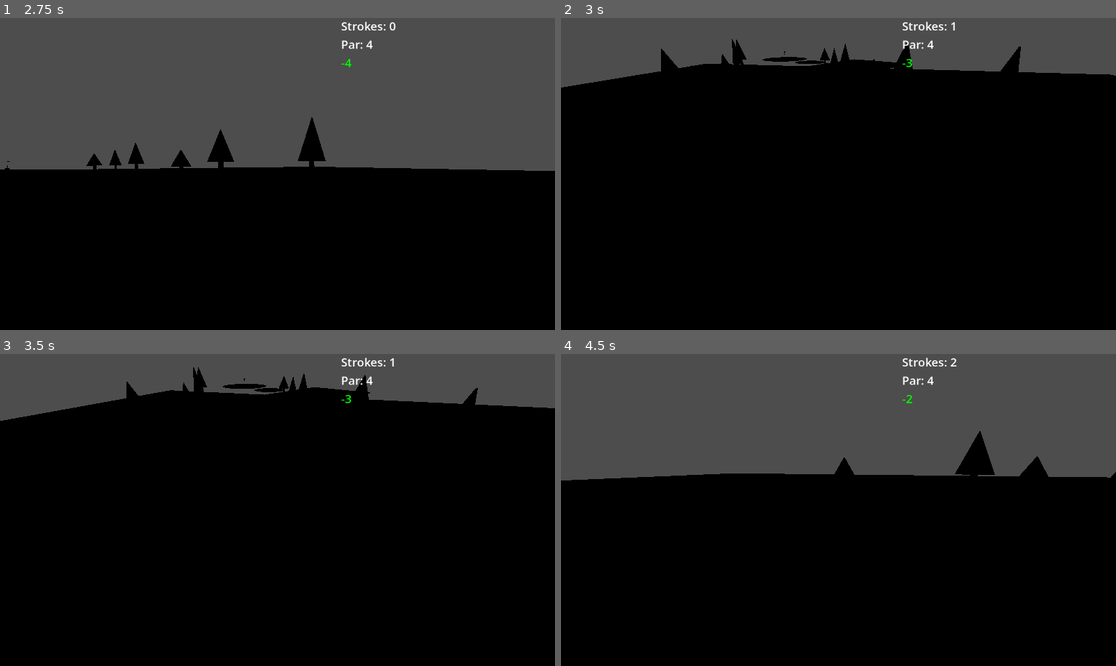
Above: before the commit, frames 1-4 (two rows, left to right).
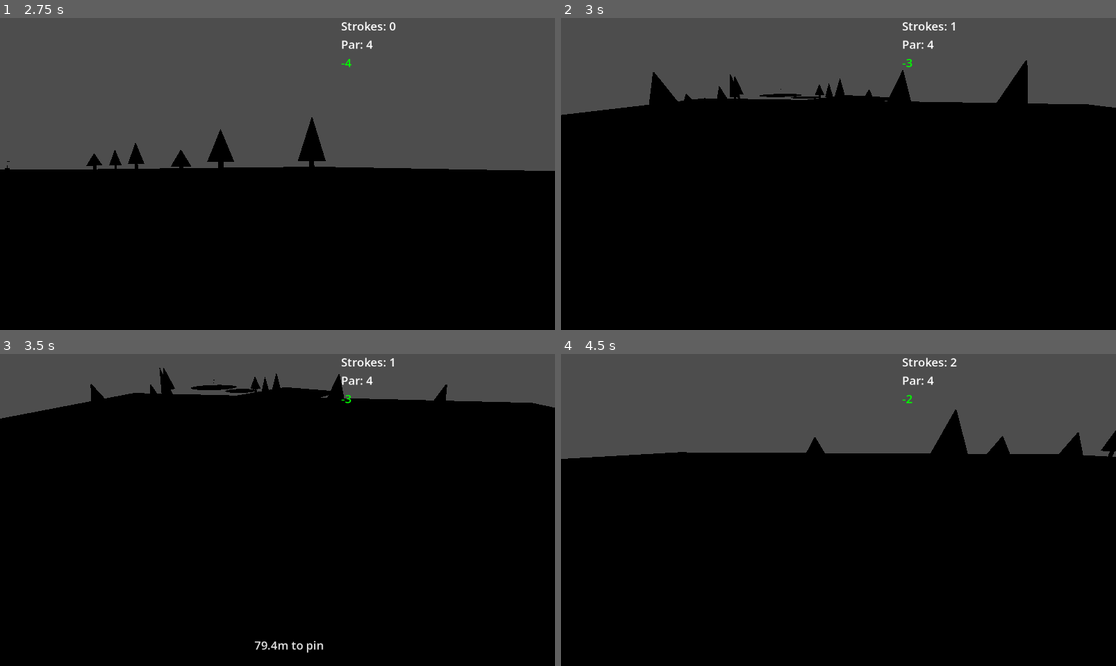
Above: after the commit, the same moments.

Repository: alexanderbenfox/golf-roguelike-godot
Game: Godot game, scene res://node_3d.tscn
Two runs of this game, one before a commit and one after it. Both use one fixed random seed, a clock stepped at 60 frames per second and the inputs below.
Inputs (mouse positions are in pixels of both pictures, inside the frame that each line leads up to):
- Up to frame 1 (2.75 s): move the mouse to (399, 158) at 0.52 s; click (399, 158) at 0.6 s; move the mouse to (166, 189) at 1.27 s; click (166, 189) at 1.35 s; move the mouse to (333, 105) at 2.02 s; click (333, 105) at 2.1 s
- Up to frame 2 (3 s): move the mouse to (810, 236) at 2.77 s; click (810, 236) at 2.85 s
- Up to frame 3 (3.5 s): no input
- Up to frame 4 (4.5 s): move the mouse to (1005, 556) at 3.52 s; click (1005, 556) at 3.6 s; move the mouse to (672, 463) at 4.27 s; click (672, 463) at 4.35 s

Frame 1 is identical in both runs. In frame 2, 10% of the frame differs, in the area x 0-100%, y 6-32%; in frame 3, 1.9%; in frame 4, 7.5%.

Commit message:
Add follow-shot chase camera and distance-to-pin display
Follow camera:
- New FOLLOW_SHOT camera mode that chases behind the ball during flight
  based on velocity direction, similar to Mario Golf / Switch Sports Golf
- Camera smoothly transitions from orbit → chase on shot, and back to
  orbit when ball stops, syncing camera_angle to avoid jarring jumps
- Input disabled during follow mode so mouse/controller don't interfere
- Follow camera also stops on out-of-bounds teleport

Distance to pin:
- Shows "Xm to pin" label at screen bottom when ball comes to rest
- Hidden when next shot starts or ball is within 1m of the cup
- Label is cleaned up properly between shots

Diff:
--- a/camera_3d.gd
+++ b/camera_3d.gd
@@ -1,4 +1,6 @@
 extends Camera3D
+
+enum Mode { ORBIT, FOLLOW_SHOT }
 
 @export var follow_target: Node3D
 @export var distance: float = 10.0
@@ -16,7 +18,7 @@
 var camera_height_offset: float = 0.0
 var input_enabled: bool = true
 
-# Aim offset — smoothly shifts camera laterally when aiming to reveal the trajectory arc
+# Aim offset — shifts camera laterally when aiming to reveal the trajectory arc
 const AIM_LATERAL_OFFSET: float = 2.5
 const AIM_HEIGHT_BOOST: float = 1.5
 const AIM_OFFSET_SPEED: float = 4.0
@@ -25,29 +27,68 @@
 var _current_aim_lateral: float = 0.0
 var _current_aim_height: float = 0.0
 
+# Follow-shot mode — chase cam behind the ball during flight
+const FOLLOW_DISTANCE: float = 5.0
+const FOLLOW_HEIGHT: float = 2.5
+const FOLLOW_SMOOTHNESS: float = 4.0
+const FOLLOW_LOOK_AHEAD: float = 3.0
+
+var _mode: Mode = Mode.ORBIT
+var _follow_velocity: Vector3 = Vector3.ZERO
+var _last_follow_dir: Vector3 = Vector3.FORWARD
+
 
 func set_aiming(active: bool) -> void:
 	_aim_offset_active = active
 
 
-## Returns the horizontal aim-forward direction based on the orbit angle,
-## ignoring any lateral offset. Use this for aim direction instead of
-## -global_transform.basis.z, which shifts when the camera offsets.
 func get_aim_forward() -> Vector3:
-	return Vector3(-sin(camera_angle), 0.0, -cos(camera_angle)).normalized()
+	return Vector3(
+		-sin(camera_angle), 0.0, -cos(camera_angle)
+	).normalized()
+
+
+func start_follow_shot() -> void:
+	_mode = Mode.FOLLOW_SHOT
+
+
+func set_follow_velocity(vel: Vector3) -> void:
+	_follow_velocity = vel
+	var horizontal := Vector3(vel.x, 0.0, vel.z)
+	if horizontal.length() > 0.3:
+		_last_follow_dir = horizontal.normalized()
+
+
+func stop_follow_shot() -> void:
+	_mode = Mode.ORBIT
+	# Sync orbit angle to current camera position for seamless transition
+	if follow_target:
+		var offset: Vector3 = global_position - follow_target.global_position
+		camera_angle = atan2(offset.x, offset.z)
 
 
 func _process(delta: float) -> void:
 	if not follow_target:
 		return
 
-	# Smoothly lerp aim offsets (always runs so offset returns to 0 when aiming stops)
+	# Smoothly lerp aim offsets (always runs so offset returns to 0)
 	var target_lateral: float = AIM_LATERAL_OFFSET if _aim_offset_active else 0.0
 	var target_height: float = AIM_HEIGHT_BOOST if _aim_offset_active else 0.0
-	_current_aim_lateral = lerpf(_current_aim_lateral, target_lateral, AIM_OFFSET_SPEED * delta)
-	_current_aim_height = lerpf(_current_aim_height, target_height, AIM_OFFSET_SPEED * delta)
+	_current_aim_lateral = lerpf(
+		_current_aim_lateral, target_lateral, AIM_OFFSET_SPEED * delta
+	)
+	_current_aim_height = lerpf(
+		_current_aim_height, target_height, AIM_OFFSET_SPEED * delta
+	)
 
-	var lat_dir: Vector3 = Vector3(cos(camera_angle), 0.0, -sin(camera_angle))
+	# Follow-shot mode — chase behind the ball
+	if _mode == Mode.FOLLOW_SHOT:
+		_process_follow_shot(delta)
+		return
+
+	var lat_dir: Vector3 = Vector3(
+		cos(camera_angle), 0.0, -sin(camera_angle)
+	)
 
 	if not input_enabled:
 		var base_pos: Vector3 = follow_target.global_position + Vector3(
@@ -65,20 +106,30 @@
 	camera_angle += rotation_input * keyboard_rotation_speed * delta
 
 	if abs(controller_input) > 0.1:
-		camera_angle += controller_input * (controller_rotation_speed - keyboard_rotation_speed)
+		camera_angle += controller_input * (
+			controller_rotation_speed - keyboard_rotation_speed
+		)
 
 	var vertical_input: float = 0.0
 
 	controller_input = Input.get_axis("camera_down_stick", "camera_up_stick")
 	vertical_input += controller_input
 	camera_height_offset += vertical_input * vertical_speed * delta
-	camera_height_offset = clamp(camera_height_offset, -(height - min_height), max_height - height)
+	camera_height_offset = clamp(
+		camera_height_offset,
+		-(height - min_height),
+		max_height - height,
+	)
 
 	var horiz_offset := Vector3(
 		sin(camera_angle) * distance, 0.0, cos(camera_angle) * distance
 	)
 	var current_height := height + camera_height_offset + _current_aim_height
-	var desired_pos := follow_target.global_position + horiz_offset + Vector3(0.0, current_height, 0.0)
+	var desired_pos := (
+		follow_target.global_position
+		+ horiz_offset
+		+ Vector3(0.0, current_height, 0.0)
+	)
 
 	# Apply lateral aim offset
 	desired_pos += lat_dir * _current_aim_lateral
@@ -101,11 +152,37 @@
 	look_at(follow_target.global_position + Vector3(0.0, 0.5, 0.0))
 
 
+func _process_follow_shot(delta: float) -> void:
+	var ball_pos: Vector3 = follow_target.global_position
+	var behind: Vector3 = -_last_follow_dir
+
+	var desired_pos: Vector3 = (
+		ball_pos
+		+ behind * FOLLOW_DISTANCE
+		+ Vector3(0.0, FOLLOW_HEIGHT, 0.0)
+	)
+
+	global_position = global_position.lerp(
+		desired_pos, FOLLOW_SMOOTHNESS * delta
+	)
+
+	var look_target: Vector3 = (
+		ball_pos + _last_follow_dir * FOLLOW_LOOK_AHEAD
+	)
+	look_at(look_target)
+
+
 func _input(event: InputEvent) -> void:
 	if not input_enabled:
+		return
+	if _mode == Mode.FOLLOW_SHOT:
 		return
 	if event is InputEventMouseMotion:
 		var motion := event as InputEventMouseMotion
 		camera_angle -= motion.relative.x * mouse_sensitivity
 		camera_height_offset += motion.relative.y * mouse_sensitivity * 10.0
-		camera_height_offset = clamp(camera_height_offset, -(height - min_height), max_height - height)
+		camera_height_offset = clamp(
+			camera_height_offset,
+			-(height - min_height),
+			max_height - height,
+		)
--- a/golf_ball.gd
+++ b/golf_ball.gd
@@ -216,6 +216,8 @@
 	sim_state = PhysicsSimulator.SimulationState.new(global_position, initial_velocity)
 	is_simulating = true
 	freeze = true
+	if camera and camera.has_method("start_follow_shot"):
+		camera.start_follow_shot()
 
 
 # -------------------------------------------------------------------------
@@ -242,17 +244,25 @@
 		_handle_out_of_bounds()
 		return
 
+	# Feed velocity to the follow camera each frame
+	if camera and camera.has_method("set_follow_velocity"):
+		camera.set_follow_velocity(sim_state.velocity)
+
 	ball_moved.emit(global_position)
 
 	if PhysicsSimulator.is_stopped(sim_state, STOP_VELOCITY_THRESHOLD):
 		is_simulating = false
 		freeze = false
+		if camera and camera.has_method("stop_follow_shot"):
+			camera.stop_follow_shot()
 		ball_at_rest.emit(peer_id)
 
 
 func _handle_out_of_bounds() -> void:
 	is_simulating = false
 	freeze = false
+	if camera and camera.has_method("stop_follow_shot"):
+		camera.stop_follow_shot()
 	global_position = last_shot_position
 	linear_velocity = Vector3.ZERO
 	angular_velocity = Vector3.ZERO
--- a/scripts/main.gd
+++ b/scripts/main.gd
@@ -25,6 +25,7 @@
 var game_state: GameStateScript
 var current_hole: ProceduralHole
 var _upgrade_screen: UpgradeScreen
+var _distance_label: Label
 
 
 func _ready() -> void:
@@ -116,6 +117,7 @@
 
 
 func _on_ball_at_rest(peer_id: int) -> void:
+	_show_distance_to_hole()
 	turn_manager.notify_ball_at_rest(peer_id)
 
 
@@ -123,6 +125,38 @@
 	# Ball has already been teleported back to last_shot_position by golf_ball.gd.
 	# The turn stays active — the player re-aims and shoots from there.
 	_show_oob_message()
+
+
+func _show_distance_to_hole() -> void:
+	_hide_distance_label()
+	if not current_hole:
+		return
+	var ball_pos: Vector3 = ball.global_position
+	var cup_pos: Vector3 = current_hole.layout.cup_position
+	var dist: float = Vector3(
+		ball_pos.x - cup_pos.x, 0.0, ball_pos.z - cup_pos.z
+	).length()
+	# Don't show if already in the cup or very close
+	if dist < 1.0:
+		return
+	_distance_label = Label.new()
+	_distance_label.text = "%.1fm to pin" % dist
+	_distance_label.horizontal_alignment = HORIZONTAL_ALIGNMENT_CENTER
+	_distance_label.add_theme_font_size_override("font_size", 24)
+	_distance_label.add_theme_color_override(
+		"font_color", Color(1.0, 1.0, 1.0, 0.9)
+	)
+	_distance_label.set_anchors_and_offsets_preset(
+		Control.PRESET_CENTER_BOTTOM
+	)
+	_distance_label.offset_top = -60.0
+	$UICanvas.add_child(_distance_label)
+
+
+func _hide_distance_label() -> void:
+	if _distance_label and is_instance_valid(_distance_label):
+		_distance_label.queue_free()
+		_distance_label = null
 
 
 func _show_oob_message() -> void:
@@ -195,6 +229,7 @@
 # -------------------------------------------------------------------------
 
 func _on_shot_ready(direction: Vector3, power: float) -> void:
+	_hide_distance_label()
 	scoring_manager.add_stroke()
 	network_manager.submit_shot(direction, power)
 
